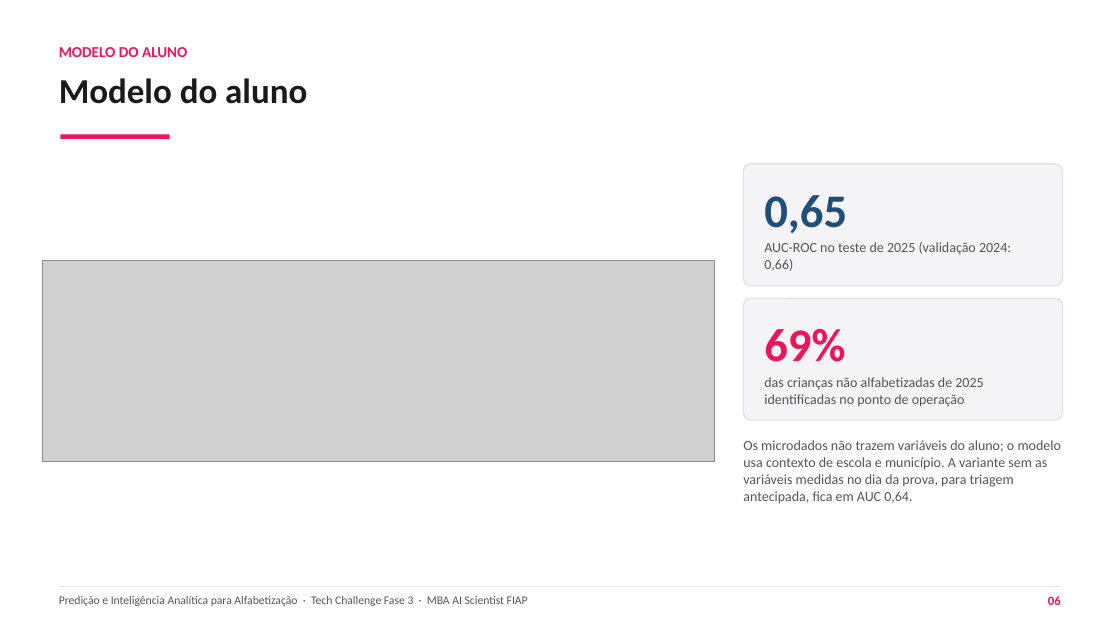
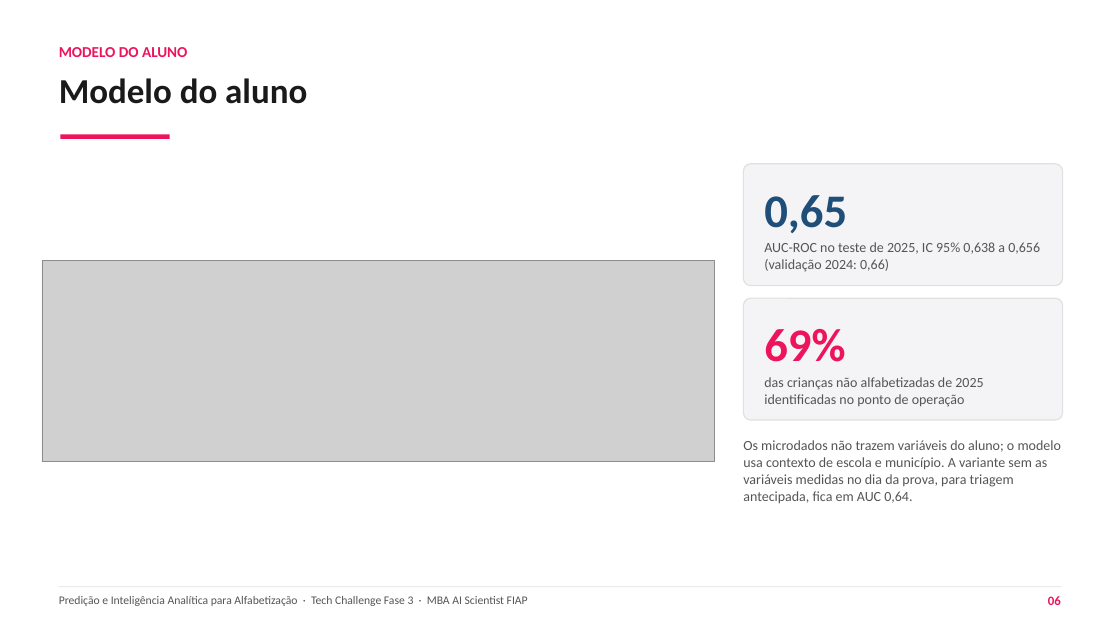
Before and after one commit to guillecosme/fiap-ai-scientist-tech-challenge-fase-03, a slide deck: slide 6 of reports/slides/RM372204 - Guilherme Cosme - Tech Challenge Fase 03.pptx. Drawn at 1120x630 pixels with LibreOffice and Linux fonts; fonts in the diff are those of the drawing; grey boxes stand for pictures. Boxes give left, top, right and bottom in pixels: in the first picture for what was removed or moved away, otherwise in the second. Text is boxed around its words. In the diff, an @@ line names an element or a change of style, - is before the commit and + after.

```diff
--- a/reports/slides/RM372204 - Guilherme Cosme - Tech Challenge Fase 03.pptx
+++ b/reports/slides/RM372204 - Guilherme Cosme - Tech Challenge Fase 03.pptx
@@ text at box(764, 242, 1040, 272): text changed @@
-AUC-ROC no teste de 2025 (validação 2024: 0,66)
+AUC-ROC no teste de 2025, IC 95% 0,638 a 0,656 (validação 2024: 0,66)
```
Also in this commit, not shown: 1 other slide changed, 5 other files.
